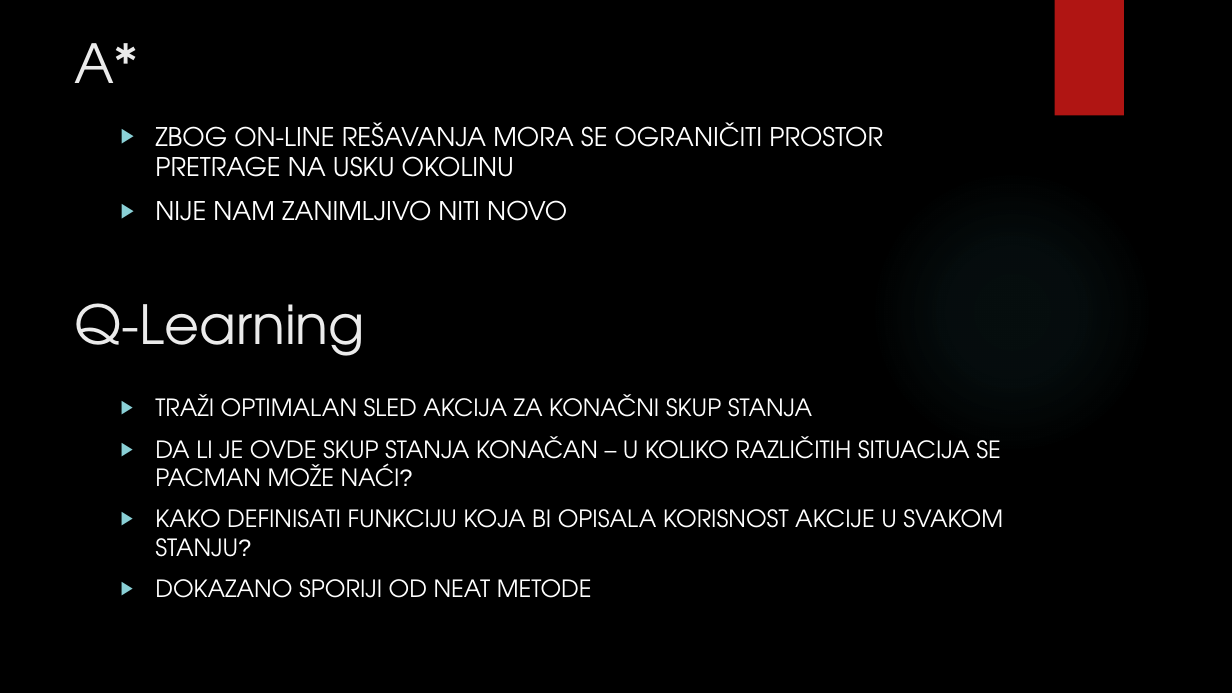
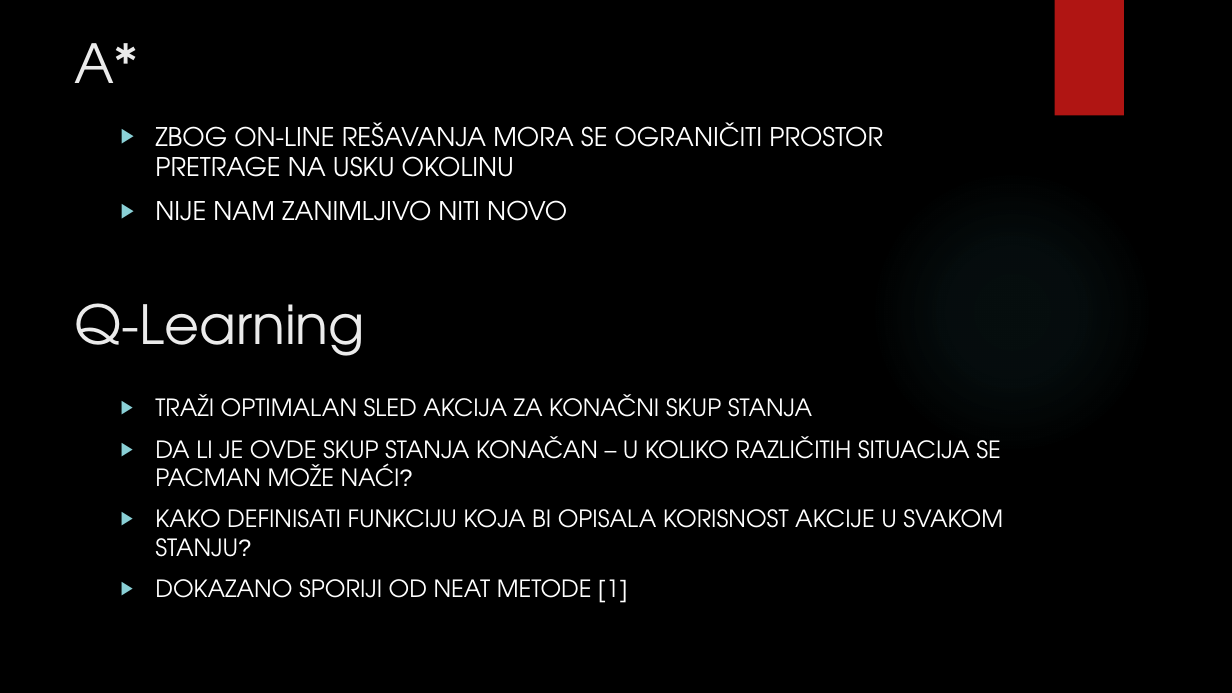
Before and after one commit to TodorovicNikola/PacManAgent, a slide deck: slide 4 of PacManAgent.pptx. Drawn at 1232x693 pixels with LibreOffice and Linux fonts; fonts in the diff are those of the drawing; background and template pictures are left out. Boxes give left, top, right and bottom in pixels: in the first picture for what was removed or moved away, otherwise in the second. Text is boxed around its words. In the diff, an @@ line names an element or a change of style, - is before the commit and + after.

```diff
--- a/PacManAgent.pptx
+++ b/PacManAgent.pptx
@@ text at (155,579,628,603): text changed @@
-▶ DOKAZANO SPORIJI OD NEAT METODE
+▶ DOKAZANO SPORIJI OD NEAT METODE [1]
```
Also in this commit, not shown: 1 other slide changed, 1 other file.
